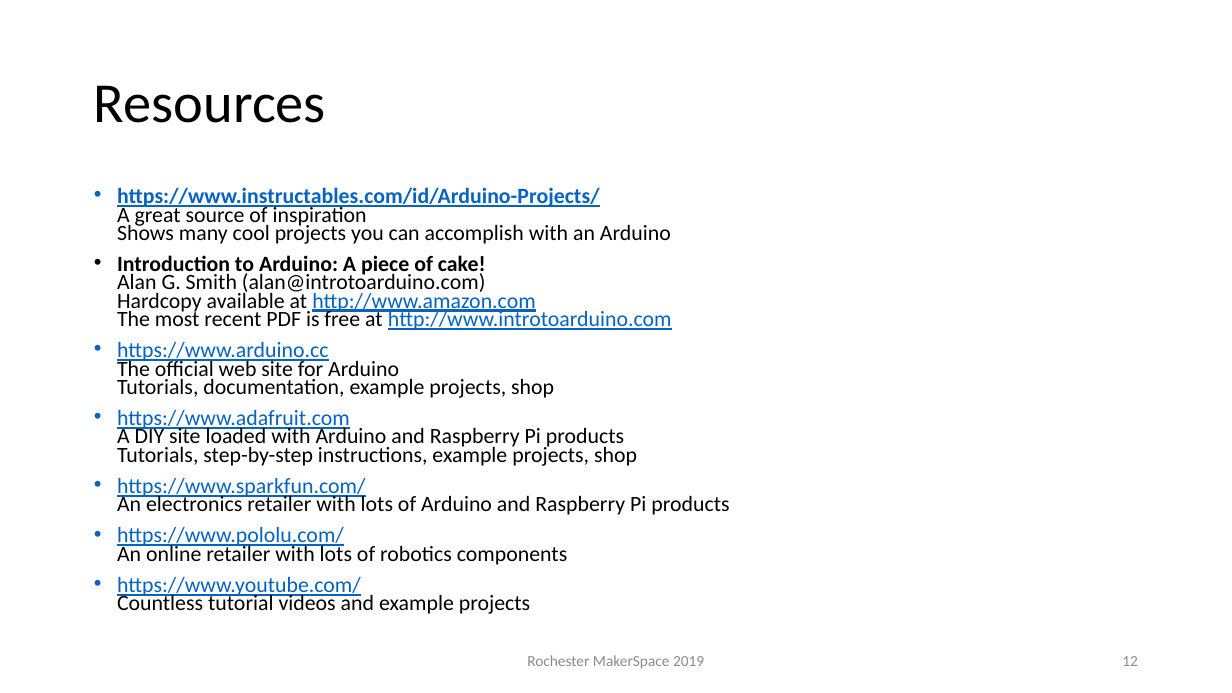
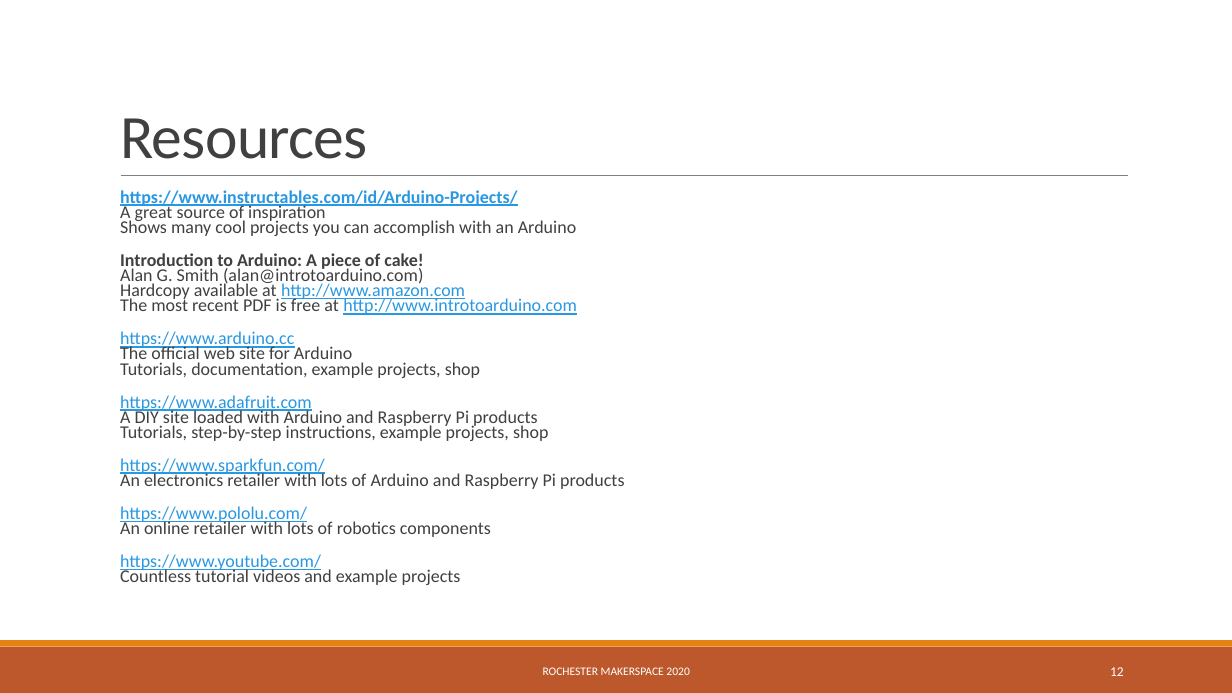
Before and after one commit to RochesterMakerSpace/ArduinoClass, a slide deck: slide 12 of Introduction to Arduino.pptx. Drawn at 1232x693 pixels with LibreOffice and Linux fonts; fonts in the diff are those of the drawing. Boxes give left, top, right and bottom in pixels: in the first picture for what was removed or moved away, otherwise in the second. Text is boxed around its words. In the diff, an @@ line names an element or a change of style, - is before the commit and + after.

```diff
--- a/Introduction to Arduino.pptx
+++ b/Introduction to Arduino.pptx
@@ title "Resources" moved from (x1=94, y1=85, x2=326, y2=123) to (x1=120, y1=118, x2=368, y2=159) @@
@@ title "Resources" at (x1=120, y1=118, x2=368, y2=159): size 44 to 48 pt, text colour #000000 to #404040, letter spacing 0 to -0.5 pt; line spacing 0.9 to 0.85; vertical alignment middle to bottom @@
@@ line added from (121, 176) to (1128, 176), #808080 0.5 pt @@
@@ text "https://www.instructables.com/id/Arduino-Projects/ A great s ..." at (x1=120, y1=190, x2=624, y2=585): size 17 to 14 pt; text colour #0563C1 to #2998E3 in "https://www.instructables.com/id/Arduino-Projects/", "http://www.amazon.com http://www.introtoarduino.com", "https://www.arduino.cc", "https://www.adafruit.com" and 3 more places; text colour #000000 to #404040 in "A great source of inspiration Shows many ...", "Introduction to Arduino: A piece of cake! ...", "The official web site for Arduino Tutorials, ...", "A DIY site loaded with Arduino and ..." and 3 more places; bullet • to  ; more space between paragraphs @@
@@ rectangle added at (x1=0, y1=647, x2=1232, y2=693), fill #BD582C @@
@@ rectangle added at (x1=0, y1=640, x2=1232, y2=647), fill #E48312 @@
@@ page number moved from (x1=1122, y1=656, x2=1138, y2=666) to (x1=1110, y1=667, x2=1124, y2=676) @@
@@ page number at (x1=1110, y1=667, x2=1124, y2=676): size 12 to 10.5 pt, text colour #8C8C8C to #FFFFFF @@
@@ text at (x1=543, y1=667, x2=689, y2=675): text changed; size 12 to 9 pt; text colour #8C8C8C to #FFFFFF @@
-Rochester MakerSpace 2019
+ROCHESTER MAKERSPACE 2020
```
Also in this commit, not shown: 11 other slides changed, 1 slide added, 1 slide removed, 1 other file.
